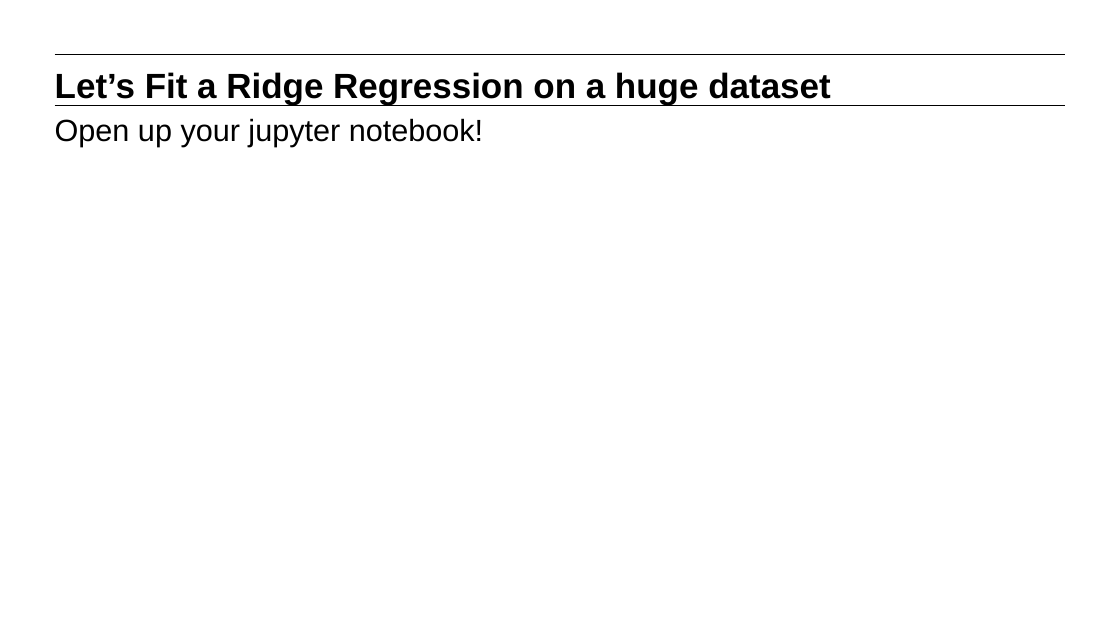
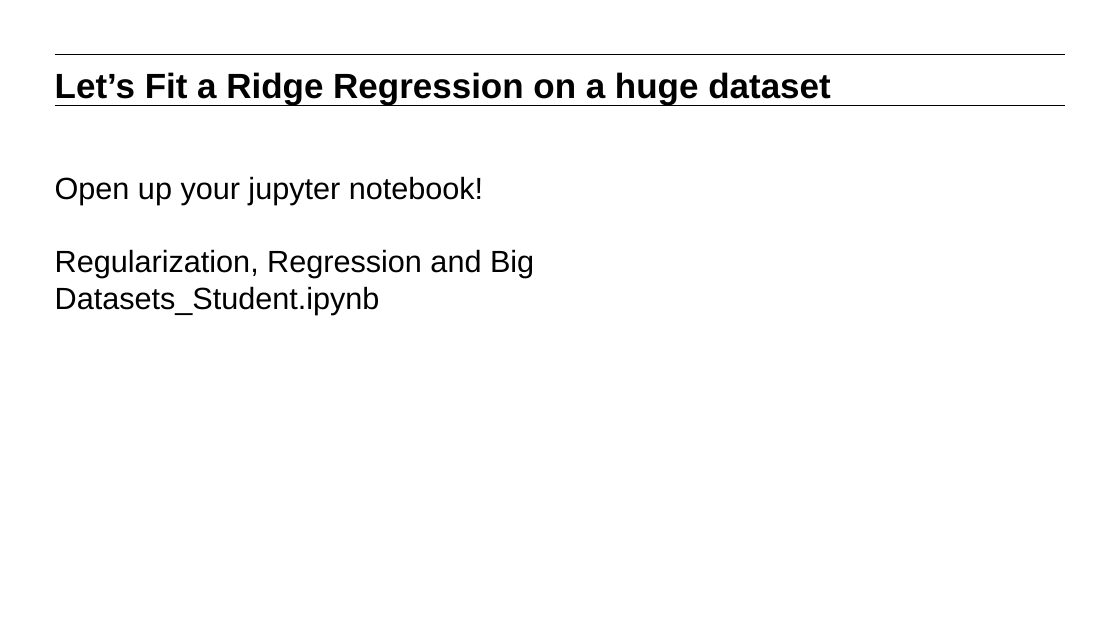
Before and after one commit to matanefron/data-sets, a slide deck: slide 13 of lessons/lesson-7/07-evaluating-model-fit_redux.pptx (slide 12 before the commit). Drawn at 1120x629 pixels with LibreOffice and Linux fonts; fonts in the diff are those of the drawing. Boxes give left, top, right and bottom in pixels: in the first picture for what was removed or moved away, otherwise in the second. Text is boxed around its words. In the diff, an @@ line names an element or a change of style, - is before the commit and + after.

```diff
--- a/lessons/lesson-7/07-evaluating-model-fit_redux.pptx
+++ b/lessons/lesson-7/07-evaluating-model-fit_redux.pptx
@@ text "Open up your jupyter notebook!": place and size @@
-text "Open up your jupyter notebook!" at [55,118,483,147]
+text "Open up your jupyter notebook!" at [55,176,534,315]
@@ text at [55,249,534,315]: paragraph added @@
+Regularization, Regression and Big Datasets_Student.ipynb
```
Also in this commit, not shown: 9 slides added, 1 slide removed, 3 other files.
